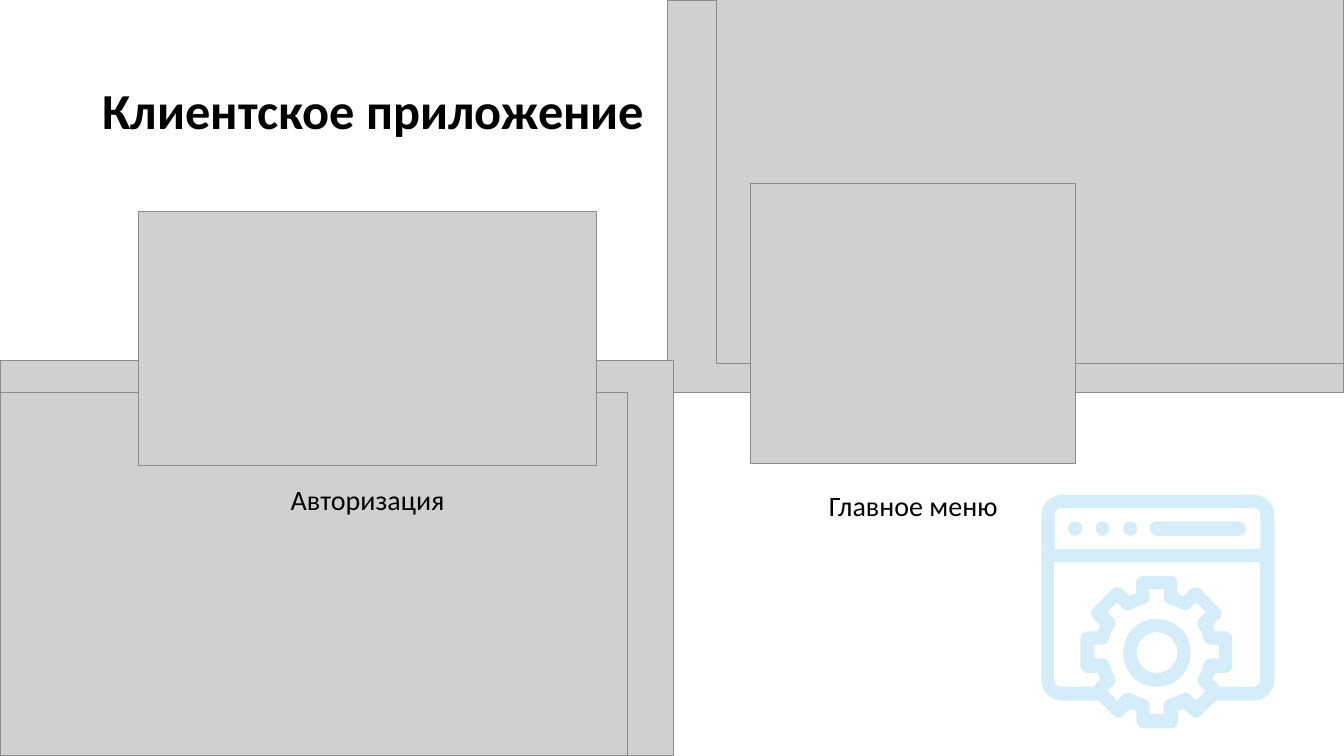
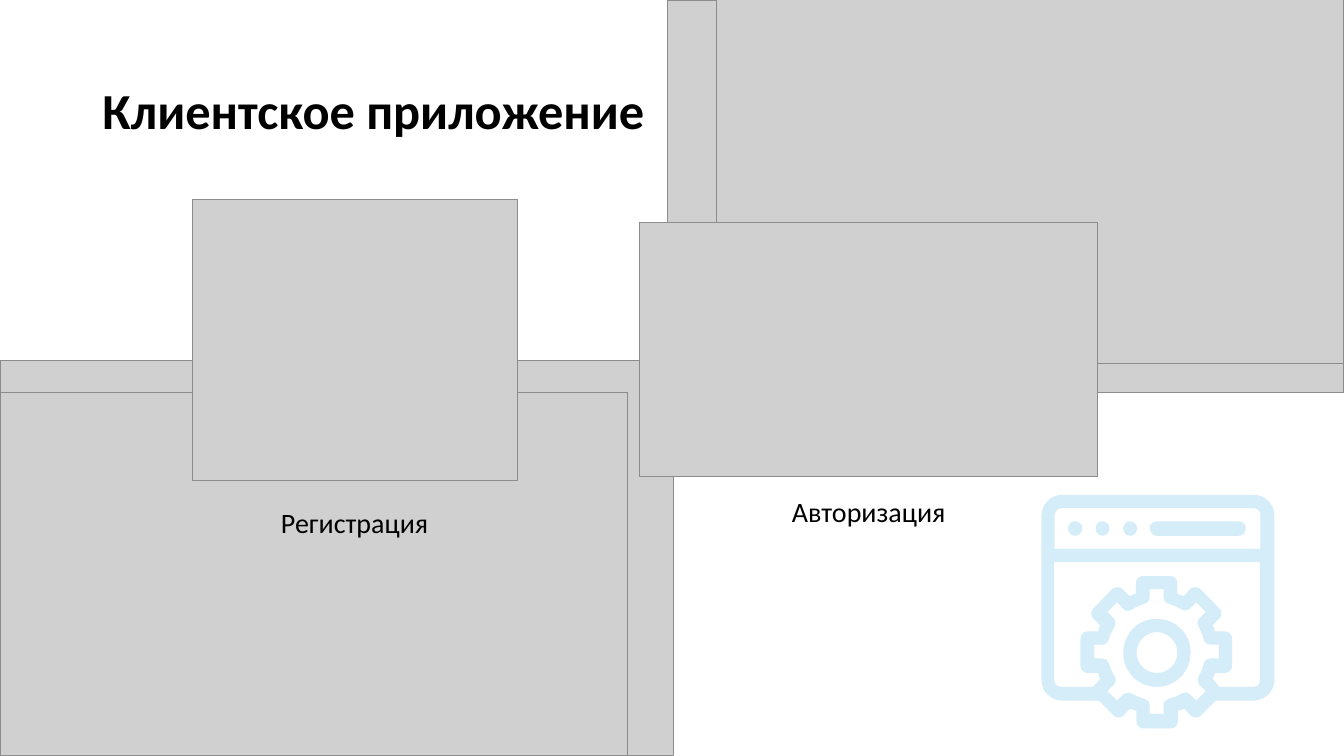
Before and after one commit to Immortian/ASP.NET-Core-HRM, a slide deck: slide 11 of Документация/Презентация.pptx. Drawn at 1344x756 pixels with LibreOffice and Linux fonts; fonts in the diff are those of the drawing; grey boxes stand for pictures. Boxes give left, top, right and bottom in pixels: in the first picture for what was removed or moved away, otherwise in the second. Text is boxed around its words. In the diff, an @@ line names an element or a change of style, - is before the commit and + after.

```diff
--- a/Документация/Презентация.pptx
+++ b/Документация/Презентация.pptx
@@ picture moved from (x1=751, y1=184, x2=1076, y2=464) to (x1=193, y1=200, x2=517, y2=480) @@
@@ picture moved from (x1=139, y1=212, x2=597, y2=466) to (x1=640, y1=223, x2=1098, y2=477) @@
@@ text "Авторизация" moved from (x1=291, y1=492, x2=445, y2=515) to (x1=792, y1=504, x2=946, y2=527) @@
@@ text removed at (x1=829, y1=498, x2=997, y2=517) @@
-Главное меню
@@ text added at (x1=281, y1=515, x2=428, y2=538), 20 pt, text #000000 @@
+Регистрация
```
Also in this commit, not shown: 1 slide added, 2 other files.
